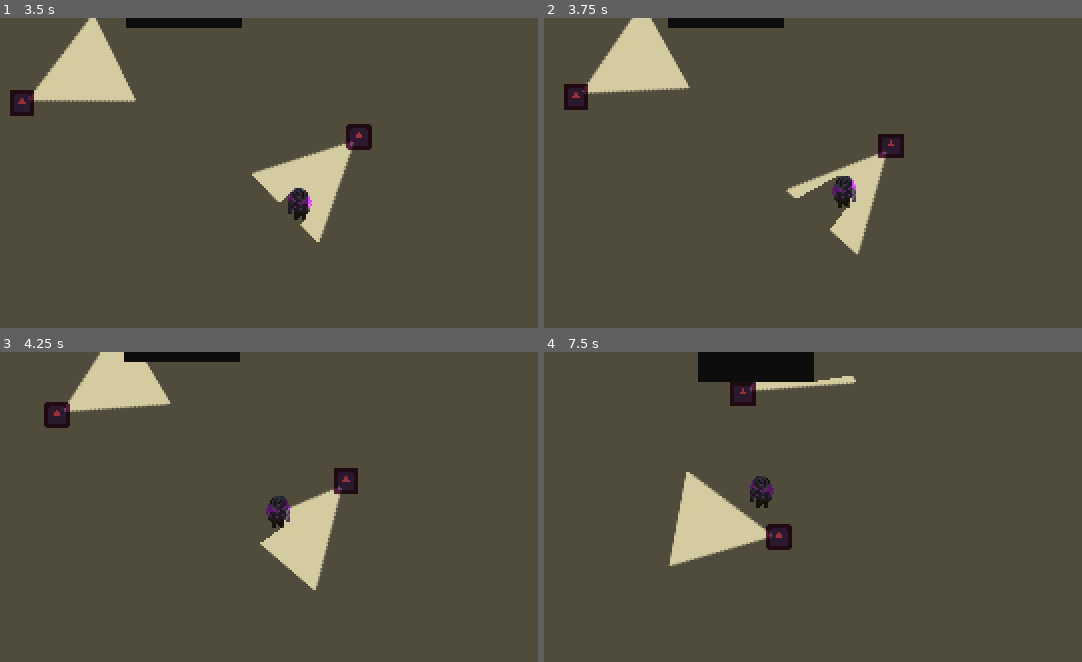
Above: before the commit, frames 1-4 (two rows, left to right).
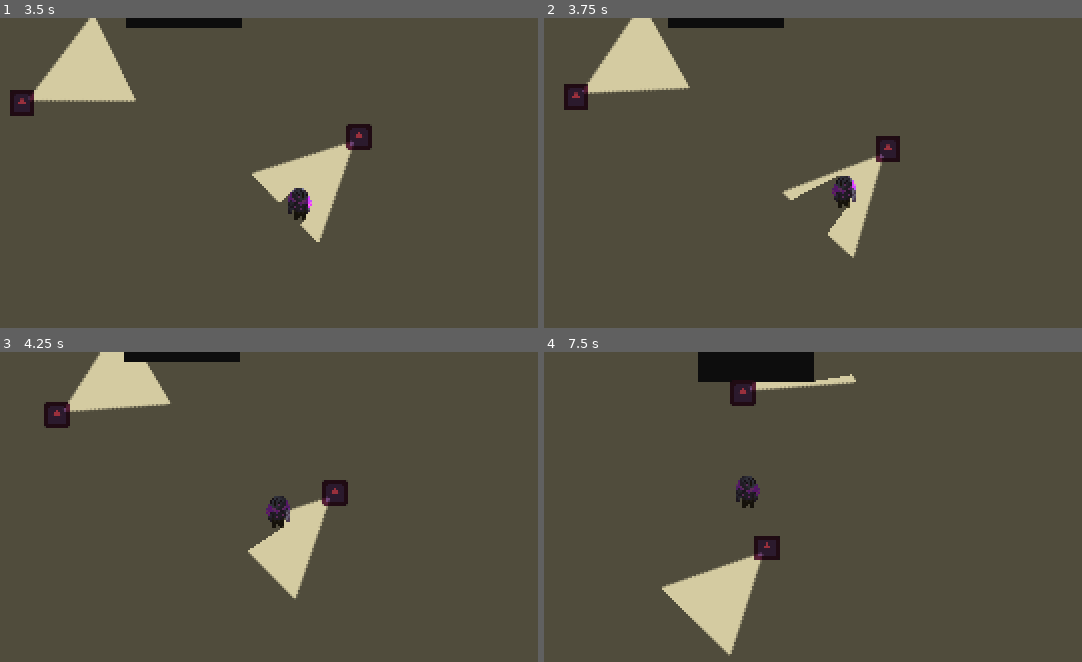
Above: after the commit, the same moments.

Repository: SimchadeLange/GamepieGamejam
Game: Godot game, scene res://scenes/levels/main.tscn
Two runs of this game, one before a commit and one after it. Both use one fixed random seed, a clock stepped at 60 frames per second and the inputs below. The engine's default icon, where the game draws it, is replaced by a stand-in: a white triangle on a blue panel in a dark square.
Inputs (mouse positions are in pixels of both pictures, inside the frame that each line leads up to):
- Up to frame 1 (3.5 s): tap Enter at 0.5 s; move the mouse to (376, 179) at 0.52 s; press the mouse at (376, 179) at 0.53 s; hold Right (move_right) 0.53-1.28 s; move the mouse to (107, 216) at 1.27 s; release the mouse at (107, 216) at 1.28 s; hold Down (move_down) 1.28-2.03 s; click (107, 216) at 1.35 s; move the mouse to (301, 120) at 2.02 s; hold Right (move_right) 2.03-2.78 s; hold Space (roll) 2.03-2.78 s; click (301, 120) at 2.3 s; move the mouse to (204, 269) at 2.77 s; hold Up (move_up) from 2.78 s (still down); click (204, 269) at 2.85 s
- Up to frame 2 (3.75 s): move the mouse to (974, 250) at 3.52 s; release Up (move_up) at 3.53 s; press the mouse at (974, 250) at 3.53 s; hold Left (move_left) from 3.53 s (still down)
- Up to frame 3 (4.25 s): keep holding Left (move_left)
- Up to frame 4 (7.5 s): move the mouse to (587, 479) at 4.27 s; release the mouse at (587, 479) at 4.28 s; tap Space (roll) at 4.35 s; click (587, 479) at 4.55 s; move the mouse to (813, 531) at 5.02 s; release Left (move_left) at 5.03 s; press the mouse at (813, 531) at 5.03 s; hold Down (move_down) 5.03-5.78 s; move the mouse to (683, 441) at 5.77 s; release the mouse at (683, 441) at 5.78 s; hold Right (move_right) 5.78-6.53 s; click (683, 441) at 5.85 s; move the mouse to (920, 513) at 6.52 s; hold Up (move_up) 6.53-7.28 s; hold Space (roll) 6.53-7.28 s; click (920, 513) at 6.8 s; move the mouse to (651, 550) at 7.27 s; hold Right (move_right) from 7.28 s (still down); click (651, 550) at 7.35 s

Frame 1 is identical in both runs. In frame 2, 0.9% of the frame differs, in the area x 44-67%, y 37-78%; in frame 3, 2.1%; in frame 4, 7.0%, in the area x 21-58%, y 7-99%.

Commit message:
made base enemy attack, player has health and can die when found

Diff:
--- a/game_jam_00/scenes/enemy_00.tscn
+++ b/game_jam_00/scenes/enemy_00.tscn
@@ -9,6 +9,7 @@
 [ext_resource type="Script" uid="uid://ctk743jn0ttiy" path="res://scripts/resources/statemachine/state_machine.gd" id="4_yjhhj"]
 [ext_resource type="Script" uid="uid://ctb3oc8wewgcl" path="res://scripts/enemy/enemy_00/idle_state.gd" id="5_qpise"]
 [ext_resource type="Texture2D" uid="uid://sdupsunqnsq6" path="res://assets/cone_light.png" id="7_ots75"]
+[ext_resource type="Script" uid="uid://0carti3rffau" path="res://scripts/resources/attack_component.gd" id="8_fv36i"]
 [ext_resource type="Script" uid="uid://c800y2q6c45cp" path="res://scripts/resources/pathfinding_component.gd" id="8_q04cj"]
 [ext_resource type="Script" uid="uid://lu47o1wlcwy6" path="res://scripts/enemy/enemy_00/chasing_state.gd" id="11_p24m8"]
 [ext_resource type="Script" uid="uid://dotvolxpubdjp" path="res://scripts/enemy/enemy_00/attacking_state.gd" id="12_2oc6g"]
@@ -17,10 +18,13 @@
 [sub_resource type="CircleShape2D" id="CircleShape2D_ots75"]
 radius = 6.0
 
+[sub_resource type="RectangleShape2D" id="RectangleShape2D_6k1if"]
+size = Vector2(20.5, 21.75)
+
 [sub_resource type="RectangleShape2D" id="RectangleShape2D_uxpb3"]
 size = Vector2(12, 12)
 
-[node name="Enemy_00" type="CharacterBody2D" unique_id=1667096636 node_paths=PackedStringArray("sprite", "movement_component", "pathfinding_component", "spotlight_component", "health_component", "state_machine", "chasing_state", "attacking_state", "dead_state")]
+[node name="Enemy_00" type="CharacterBody2D" unique_id=1667096636 node_paths=PackedStringArray("sprite", "movement_component", "pathfinding_component", "spotlight_component", "health_component", "attack_component", "state_machine", "chasing_state", "attacking_state", "dead_state")]
 collision_layer = 8
 script = ExtResource("1_47iip")
 sprite = NodePath("Sprite2D")
@@ -28,6 +32,7 @@
 pathfinding_component = NodePath("PathfindingComponent")
 spotlight_component = NodePath("SpotlightComponent")
 health_component = NodePath("HealthComponent")
+attack_component = NodePath("AttackComponent")
 state_machine = NodePath("StateMachine")
 chasing_state = NodePath("StateMachine/Chasing")
 attacking_state = NodePath("StateMachine/Attacking")
@@ -57,6 +62,7 @@
 texture = ExtResource("1_jc35d")
 
 [node name="CollisionShape2D" type="CollisionShape2D" parent="." unique_id=585940616]
+visible = false
 shape = SubResource("CircleShape2D_ots75")
 
 [node name="MovementComponent" type="Node" parent="." unique_id=1888361400 node_paths=PackedStringArray("character", "state_machine")]
@@ -67,7 +73,7 @@
 metadata/_custom_type_script = "uid://doiclrfibubxr"
 
 [node name="PathfindingComponent" type="NavigationAgent2D" parent="." unique_id=1155631839 node_paths=PackedStringArray("character", "movement_component")]
-target_desired_distance = 40.0
+target_desired_distance = 30.0
 avoidance_enabled = true
 script = ExtResource("8_q04cj")
 character = NodePath("..")
@@ -78,6 +84,15 @@
 script = ExtResource("2_3dgu2")
 health = 5
 metadata/_custom_type_script = "uid://dkbomf5xkxumd"
+
+[node name="AttackComponent" type="Area2D" parent="." unique_id=530134624]
+collision_layer = 0
+collision_mask = 2
+script = ExtResource("8_fv36i")
+metadata/_custom_type_script = "uid://0carti3rffau"
+
+[node name="CollisionShape2D" type="CollisionShape2D" parent="AttackComponent" unique_id=527256774]
+shape = SubResource("RectangleShape2D_6k1if")
 
 [node name="HitboxComponent" type="Area2D" parent="." unique_id=1259340042 node_paths=PackedStringArray("health_component")]
 visible = false
@@ -109,13 +124,15 @@
 [node name="NextWanderTimer" type="Timer" parent="StateMachine/Idle" unique_id=497550205]
 one_shot = true
 
-[node name="Chasing" type="Node" parent="StateMachine" unique_id=1632496936 node_paths=PackedStringArray("pathfinding_component", "movement_component")]
+[node name="Chasing" type="Node" parent="StateMachine" unique_id=1632496936 node_paths=PackedStringArray("pathfinding_component", "movement_component", "idle_state")]
 script = ExtResource("11_p24m8")
 pathfinding_component = NodePath("../../PathfindingComponent")
 movement_component = NodePath("../../MovementComponent")
+idle_state = NodePath("../Idle")
 
-[node name="Attacking" type="Node" parent="StateMachine" unique_id=775203745 node_paths=PackedStringArray("attack_duration_timer", "chasing_state")]
+[node name="Attacking" type="Node" parent="StateMachine" unique_id=775203745 node_paths=PackedStringArray("attack_component", "attack_duration_timer", "chasing_state")]
 script = ExtResource("12_2oc6g")
+attack_component = NodePath("../../AttackComponent")
 attack_duration_timer = NodePath("AttackDurationTimer")
 chasing_state = NodePath("../Chasing")
 can_move = false
--- a/game_jam_00/scenes/player.tscn
+++ b/game_jam_00/scenes/player.tscn
@@ -50,7 +50,7 @@
 states/walking/node = SubResource("AnimationNodeAnimation_d2wvv")
 states/walking/position = Vector2(341.8889, 1.6666641)
 transitions = ["Start", "idle", SubResource("AnimationNodeStateMachineTransition_d2wvv"), "idle", "walking", SubResource("AnimationNodeStateMachineTransition_3v2ag"), "walking", "idle", SubResource("AnimationNodeStateMachineTransition_y4r1p")]
-graph_offset = Vector2(-275, -101)
+graph_offset = Vector2(-186.72018, -113.84752)
 
 [sub_resource type="Animation" id="Animation_d2wvv"]
 length = 0.001
@@ -95,7 +95,7 @@
 &"walking": SubResource("Animation_jej6c")
 }
 
-[node name="Player" type="CharacterBody2D" unique_id=291136771 node_paths=PackedStringArray("sprite", "anim_tree", "health_component", "movement_component", "interact_component", "state_machine")]
+[node name="Player" type="CharacterBody2D" unique_id=291136771 node_paths=PackedStringArray("sprite", "anim_tree", "health_component", "movement_component", "interact_component", "state_machine", "dead_state")]
 z_index = 1
 collision_layer = 2
 collision_mask = 9
@@ -106,6 +106,7 @@
 movement_component = NodePath("MovementComponent")
 interact_component = NodePath("InteractComponent")
 state_machine = NodePath("StateMachine")
+dead_state = NodePath("StateMachine/Dead")
 
 [node name="LightOccluder2D" type="LightOccluder2D" parent="." unique_id=268790705]
 visibility_layer = 0
@@ -122,6 +123,7 @@
 shape = SubResource("RectangleShape2D_uxpb3")
 
 [node name="InteractComponent" type="Area2D" parent="." unique_id=620239714]
+visible = false
 collision_layer = 4
 collision_mask = 8
 script = ExtResource("3_d2wvv")
--- a/game_jam_00/scripts/enemy/enemy_00/attacking_state.gd
+++ b/game_jam_00/scripts/enemy/enemy_00/attacking_state.gd
@@ -1,5 +1,6 @@
 extends State
 
+@export var attack_component: AttackComponent
 @export var attack_duration_timer: Timer
 @export var chasing_state: State
 
@@ -13,4 +14,7 @@
 	attack_duration_timer.stop()
 
 func _on_attack_duration_timeout() -> void:
+	var attack := Attack.new()
+	attack.attack_damage = 5
+	attack_component.do_attack(attack)
 	next_state = chasing_state
--- a/game_jam_00/scripts/enemy/enemy_00/chasing_state.gd
+++ b/game_jam_00/scripts/enemy/enemy_00/chasing_state.gd
@@ -2,12 +2,16 @@
 
 @export var pathfinding_component: PathfindingComponent
 @export var movement_component: MovementComponent
+
+@export var idle_state: State
 
 func on_enter() -> void:
 	movement_component.speed_multiplier = 1.75
 
 func state_process(_delta: float) -> void:
 	pathfinding_component.chase_target()
+	if !Globals.player.health_component:
+		next_state = idle_state
 
 func on_exit() -> void:
 	movement_component.speed_multiplier = 1.0
--- a/game_jam_00/scripts/enemy/enemy_00/enemy_00.gd
+++ b/game_jam_00/scripts/enemy/enemy_00/enemy_00.gd
@@ -8,6 +8,7 @@
 @export var pathfinding_component: PathfindingComponent
 @export var spotlight_component: SpotlightComponent
 @export var health_component: HealthComponent
+@export var attack_component: AttackComponent
 
 @export_category("States")
 @export var state_machine: CharacterStateMachine
@@ -23,10 +24,13 @@
 func _physics_process(delta: float) -> void:
 	movement_component.movement_process(delta)
 
-	if movement_component.dir and spotlight_component:
-		var targetRotation = get_angle_to(-movement_component.dir + global_position)
-		targetRotation += PI / 2
-		spotlight_component.rotation = lerp_angle(spotlight_component.rotation, targetRotation, delta * 4)
+	if movement_component.dir:
+		if spotlight_component:
+			var targetRotation = get_angle_to(-movement_component.dir + global_position)
+			targetRotation += PI / 2
+			spotlight_component.rotation = lerp_angle(spotlight_component.rotation, targetRotation, delta * 4)
+		attack_component.position = movement_component.dir.normalized() * 16
+
 
 	if movement_component.prev_dir.x > 0:
 		sprite.flip_h = false
--- a/game_jam_00/scripts/player/player.gd
+++ b/game_jam_00/scripts/player/player.gd
@@ -12,6 +12,7 @@
 
 @export_category("States")
 @export var state_machine: CharacterStateMachine
+@export var dead_state: State
 
 var can_roll: bool = true
 
@@ -19,6 +20,7 @@
 	anim_tree.active = true
 	Globals.player = self
 	Globals.has_player.emit()
+	health_component.on_death.connect(dead)
 
 func _physics_process(delta: float) -> void:
 	movement_component.dir.x = Input.get_axis("move_left", "move_right")
@@ -32,3 +34,6 @@
 
 	if movement_component.dir and movement_component.can_move:
 		interact_component.position = movement_component.dir.normalized() * 8
+
+func dead() -> void:
+	state_machine.current_state.next_state = dead_state
--- /dev/null
+++ b/game_jam_00/scripts/resources/attack_component.gd
@@ -0,0 +1,21 @@
+extends Area2D
+
+class_name AttackComponent
+
+var in_hitbox: HitboxComponent
+
+func _ready() -> void:
+	area_entered.connect(_on_attack_area_entered)
+	area_exited.connect(_on_attack_area_exited)
+
+func do_attack(attack: Attack) -> void:
+	if in_hitbox:
+		in_hitbox.damage(attack)
+
+func _on_attack_area_entered(area: Area2D) -> void:
+	if area is HitboxComponent:
+		in_hitbox = area
+
+func _on_attack_area_exited(area: Area2D) -> void:
+	if area is HitboxComponent:
+		in_hitbox = null
--- a/game_jam_00/scripts/resources/health_component.gd
+++ b/game_jam_00/scripts/resources/health_component.gd
@@ -8,6 +8,7 @@
 signal on_death
 
 func damage(attack: Attack) -> void:
+	print("hit")
 	health -= attack.attack_damage
 	if health > 0:
 		on_damage.emit(attack)
--- a/game_jam_00/scripts/resources/hitbox_component.gd
+++ b/game_jam_00/scripts/resources/hitbox_component.gd
@@ -14,4 +14,3 @@
 func interact() -> void:
 	if is_interactable:
 		on_interact.emit()
-		print("interacted")
Not shown, added: game_jam_00/scripts/resources/attack_component.gd.uid
